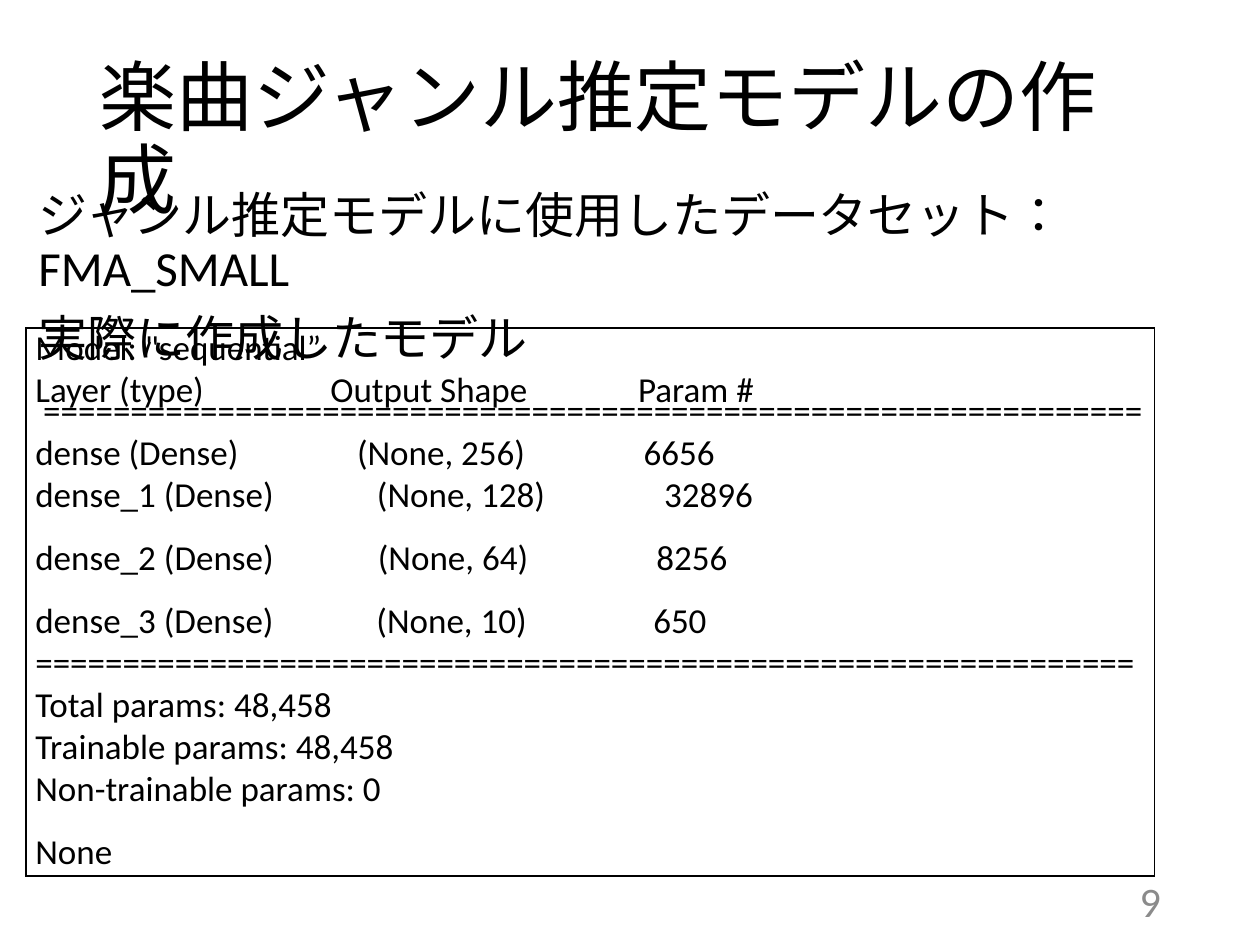
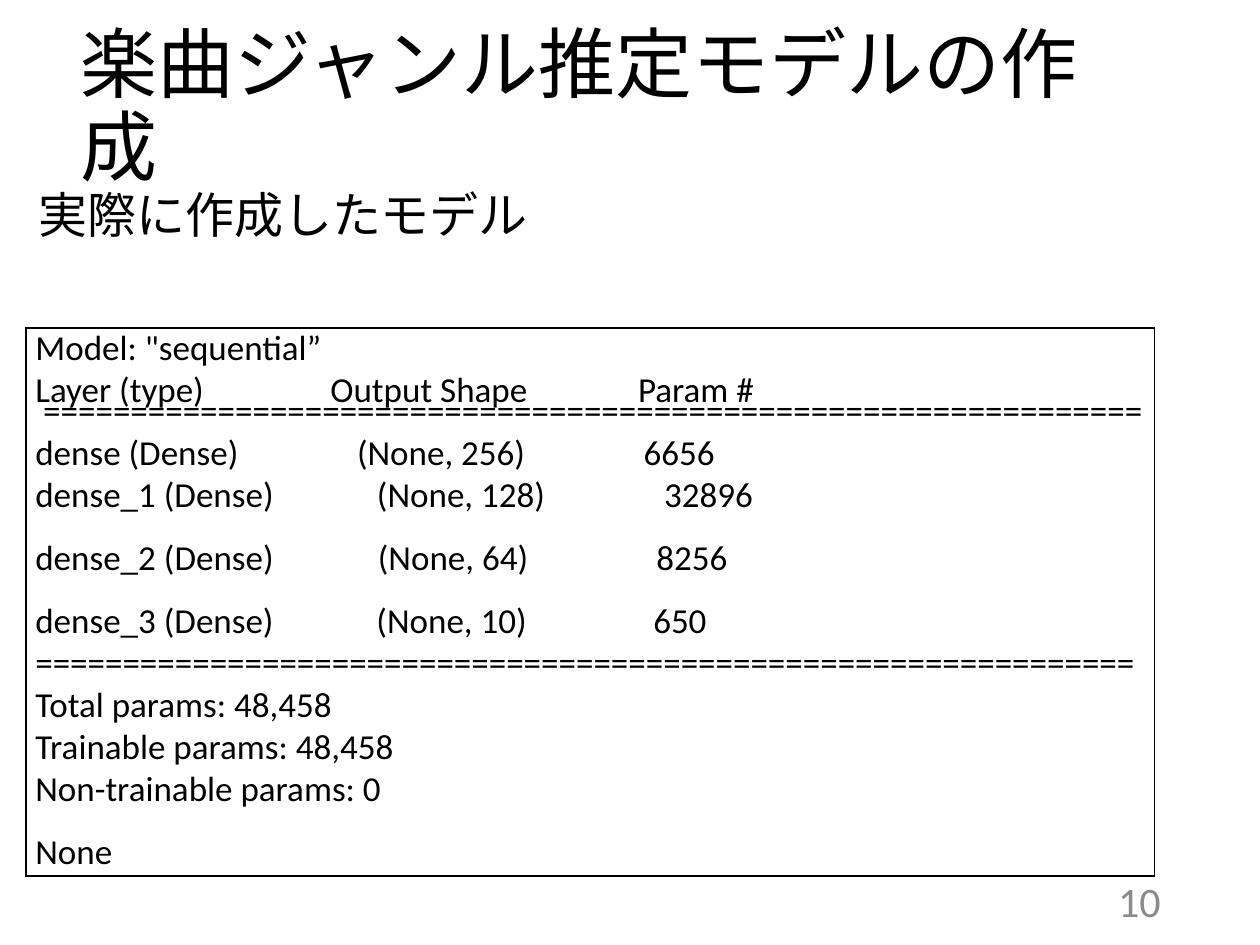
Before and after one commit to kait-takanolab/1821144-yoshii-thesis, a slide deck: slide 10 of 発表用スライド/1821144_卒研発表.pptx (slide 9 before the commit). Drawn at 1260x945 pixels with LibreOffice and Linux fonts; fonts in the diff are those of the drawing. Boxes give left, top, right and bottom in pixels: in the first picture for what was removed or moved away, otherwise in the second. Text is boxed around its words. In the diff, an @@ line names an element or a change of style, - is before the commit and + after.

```diff
--- a/発表用スライド/1821144_卒研発表.pptx
+++ b/発表用スライド/1821144_卒研発表.pptx
@@ title "楽曲ジャンル推定モデルの作成": place and size @@
-title "楽曲ジャンル推定モデルの作成" at box(99, 59, 1096, 227)
+title "楽曲ジャンル推定モデルの作成" at box(80, 26, 1077, 194)
@@ text at box(38, 183, 1063, 293): paragraph removed @@
-ジャンル推定モデルに使用したデータセット：FMA_SMALL
@@ page number at box(1118, 890, 1161, 917): text changed @@
-9
+10
```
Also in this commit, not shown: 4 other slides changed, 1 slide removed.
